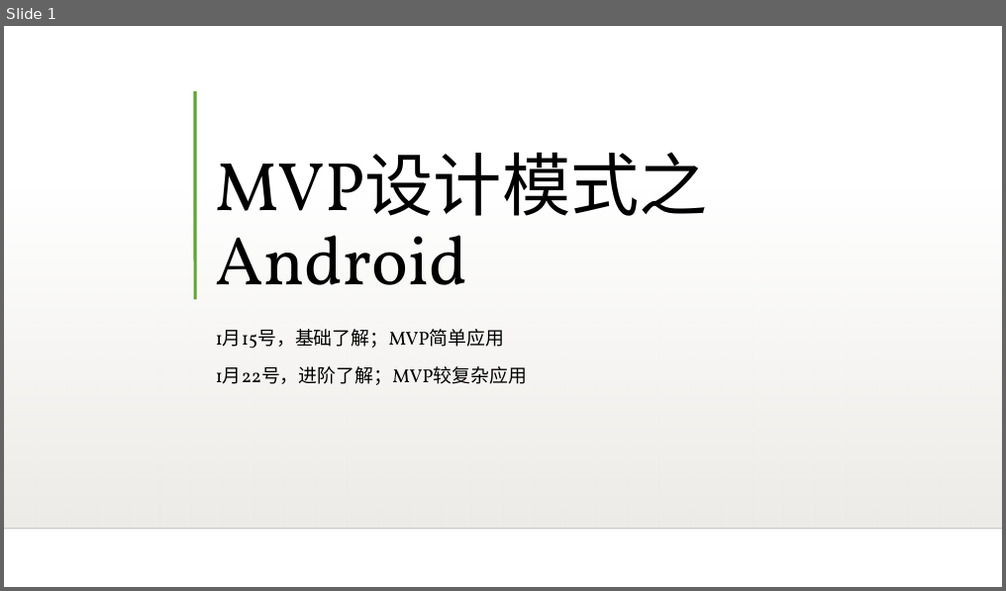
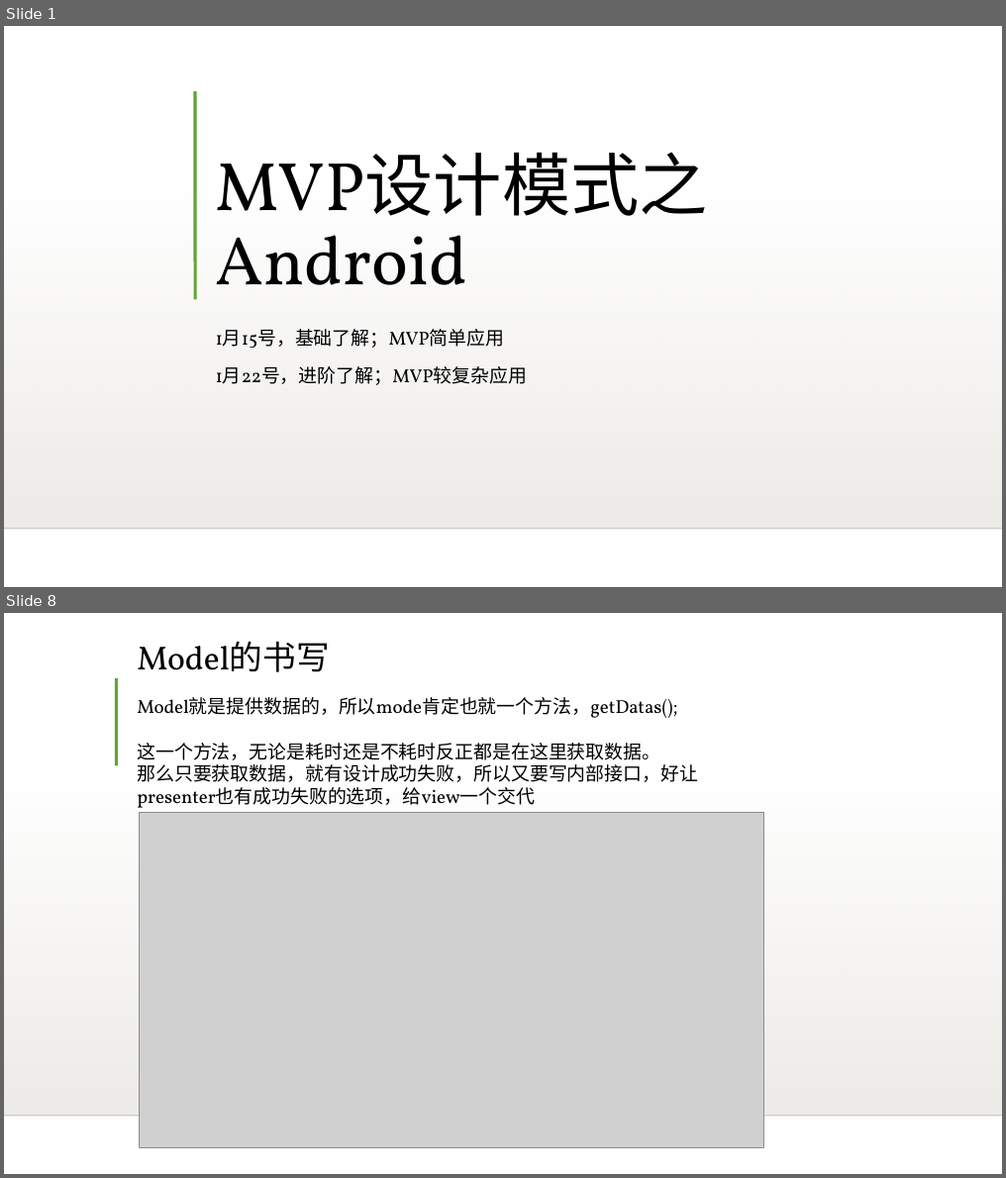
Before and after one commit to Yongcoder315/LearnUtils, a slide deck: MVP设计模式之Android.ppt. Shown one above the other, each under a label of ours: slide 1 before the commit, slides 1 and 8 after it; the slides between them are not shown. The pictures are 1006x591 and 1006x1178 pixels, drawn with LibreOffice and Linux fonts; fonts in the diff are those of the drawing; grey boxes stand for pictures; background and template pictures are left out. Boxes give left, top, right and bottom in pixels: in the first picture for what was removed or moved away, otherwise in the second. Text is boxed around its words. In the diff, an @@ line names an element or a change of style, - is before the commit and + after.

```diff
--- a/MVP设计模式之Android.ppt
+++ b/MVP设计模式之Android.ppt
@@ slide 8 added at (4,613,1002,1174), background picture (left out); not listed: 2 template elements that a slide beside it also shows @@
@@ title added at (137,641,329,672), 32 pt, text #000000 @@
+Model的书写
@@ line added from (116, 678) to (116, 765), #5FA534 3 pt @@
@@ text added at (137,697,698,808), 18 pt, text #000000 @@
+Model就是提供数据的，所以mode肯定也就一个方法，getDatas();
+这一个方法，无论是耗时还是不耗时反正都是在这里获取数据。
+那么只要获取数据，就有设计成功失败，所以又要写内部接口，好让presenter也有成功失败的选项，给view一个交代
@@ picture added at (140,812,764,1148) @@
```
Also in this commit, not shown: 1 slide changed, 8 other slides added.
